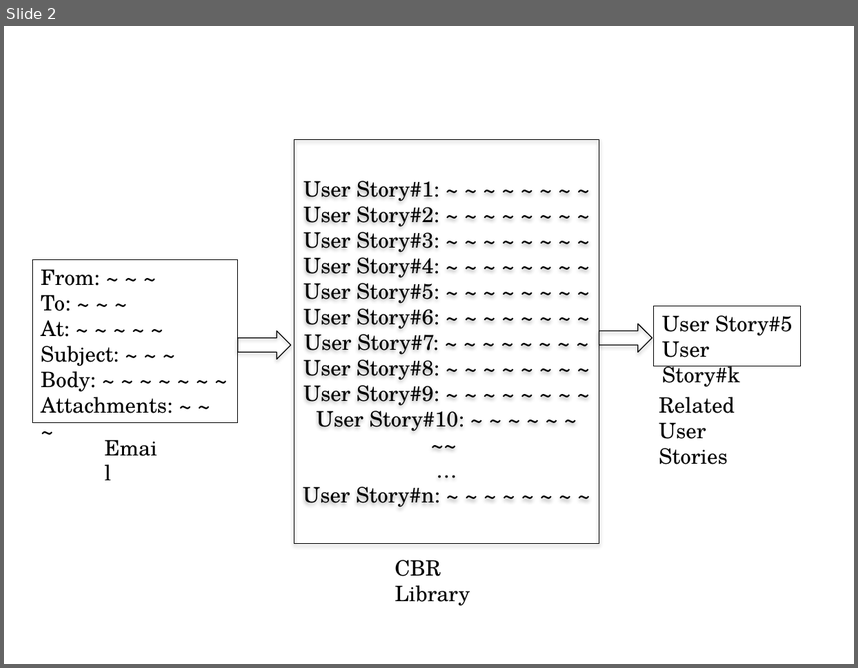
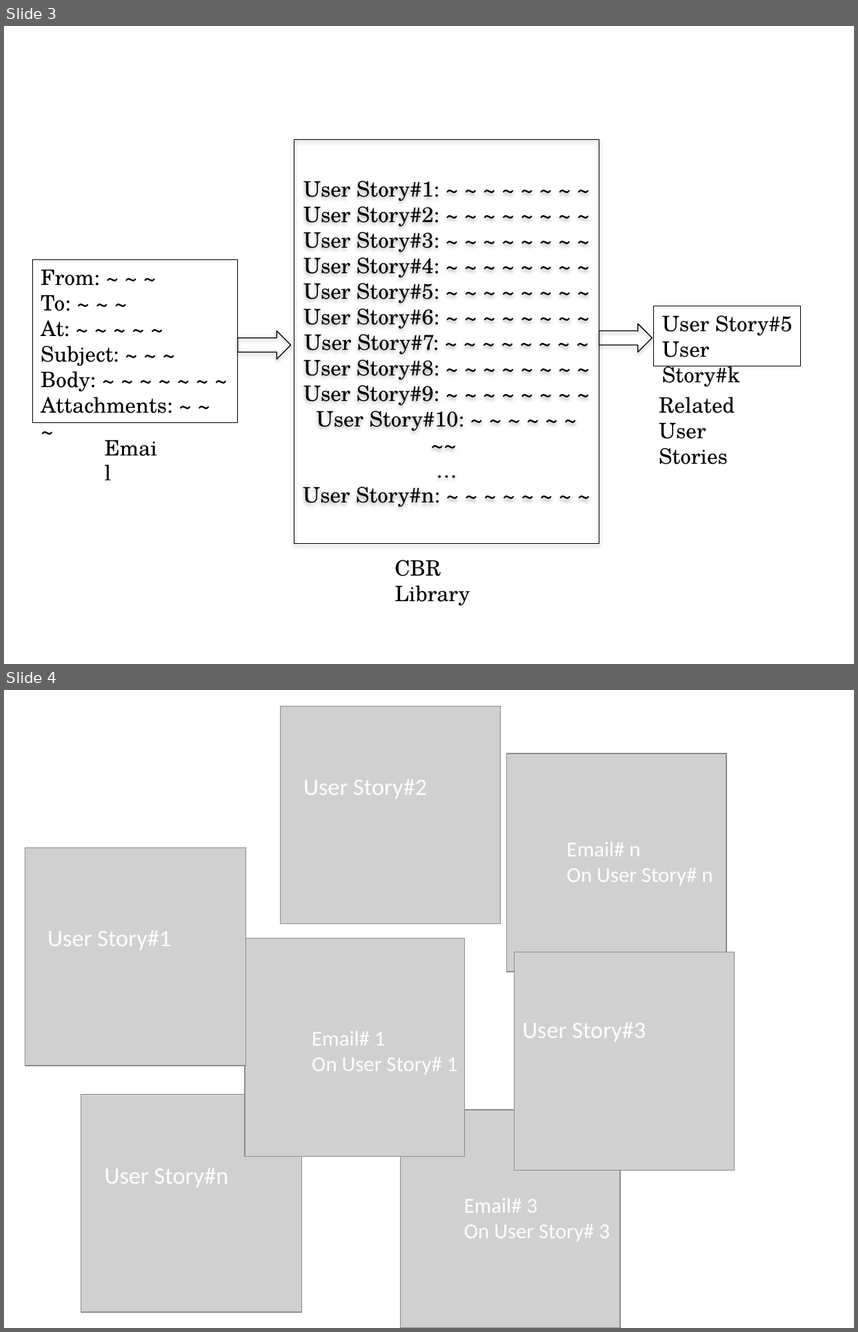
Before and after one commit to smsohan/Taggy, a slide deck: Thesis/arch.pptx. Shown one above the other, each under a label of ours: slide 2 before the commit, slides 3 and 4 after it. The pictures are 858x668 and 858x1332 pixels, drawn with LibreOffice and Linux fonts; fonts in the diff are those of the drawing; grey boxes stand for pictures. Boxes give left, top, right and bottom in pixels: in the first picture for what was removed or moved away, otherwise in the second. Text is boxed around its words. In the diff, an @@ line names an element or a change of style, - is before the commit and + after.

```diff
--- a/Thesis/arch.pptx
+++ b/Thesis/arch.pptx
@@ slide 4 added at [4,690,854,1328], background #FFFFFF @@
@@ picture added at [280,706,500,924] @@
@@ picture added at [507,753,726,972] @@
@@ text added at [303,779,427,798], 20 pt, text #FFFFFF @@
+User Story#2
@@ picture added at [25,848,245,1066] @@
@@ text added at [567,842,713,885], 18 pt, text #FFFFFF @@
+Email# n
+On User Story# n
@@ text added at [47,930,171,949], 20 pt, text #FFFFFF @@
+User Story#1
@@ picture added at [245,938,464,1156] @@
@@ picture added at [514,952,734,1170] @@
@@ text added at [312,1031,458,1074], 18 pt, text #FFFFFF @@
+Email# 1
+On User Story# 1
@@ text added at [522,1022,646,1041], 20 pt, text #FFFFFF @@
+User Story#3
@@ picture added at [81,1094,301,1312] @@
@@ picture added at [401,1110,620,1328] @@
@@ text added at [105,1167,229,1187], 20 pt, text #FFFFFF @@
+User Story#n
@@ text added at [464,1198,611,1241], 18 pt, text #FFFFFF @@
+Email# 3
+On User Story# 3
@@ what was slide 2 is now slide 3 @@
```
Also in this commit, not shown: 3 other slides added, 50 other files.
